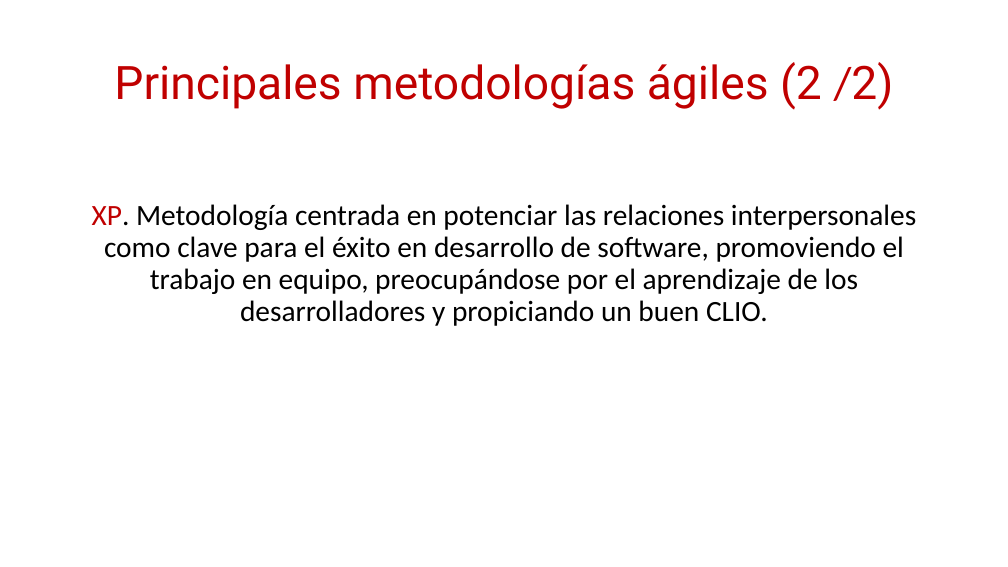
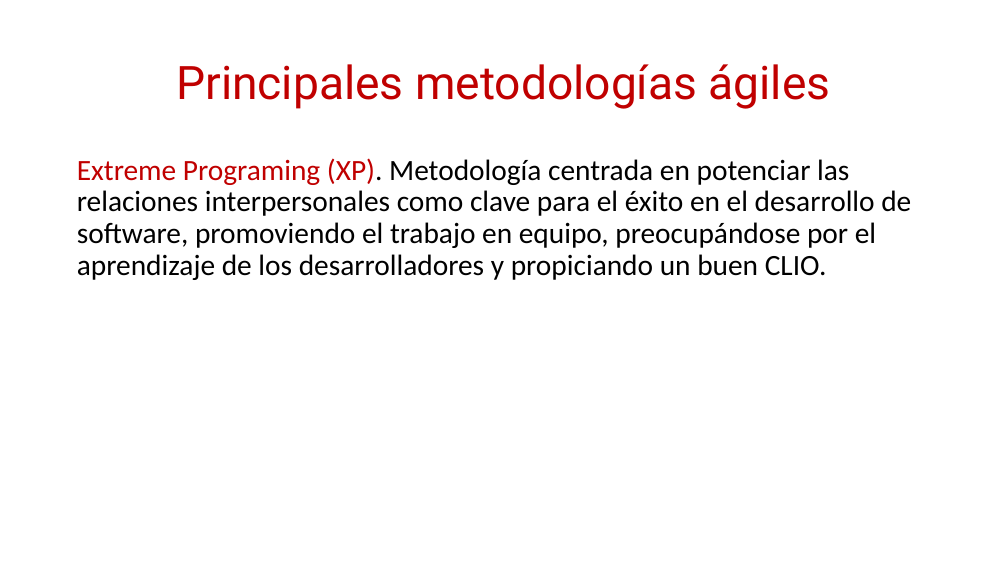
Before and after one commit to daniiel/cursos, a slide deck: slide 8 of Scrum/Metodologías Agiles.pptx (slide 10 before the commit). Drawn at 1008x567 pixels with LibreOffice and Linux fonts; fonts in the diff are those of the drawing. Boxes give left, top, right and bottom in pixels: in the first picture for what was removed or moved away, otherwise in the second. Text is boxed around its words. In the diff, an @@ line names an element or a change of style, - is before the commit and + after.

```diff
--- a/Scrum/Metodologías Agiles.pptx
+++ b/Scrum/Metodologías Agiles.pptx
@@ title at [176,64,831,109]: text changed @@
-Principales metodologías ágiles (2 /2)
+Principales metodologías ágiles
@@ text at [77,158,911,280]: text changed @@
-XP. Metodología centrada en potenciar las relaciones interpersonales como clave para el éxito en desarrollo de software, promoviendo el trabajo en equipo, preocupándose por el aprendizaje de los desarrolladores y propiciando un buen CLIO.
+Extreme Programing (XP). Metodología centrada en potenciar las relaciones interpersonales como clave para el éxito en el desarrollo de software, promoviendo el trabajo en equipo, preocupándose por el aprendizaje de los desarrolladores y propiciando un buen CLIO.
```
Also in this commit, not shown: 13 other slides changed, 1 slide added, 5 slides removed, 1 other file.
